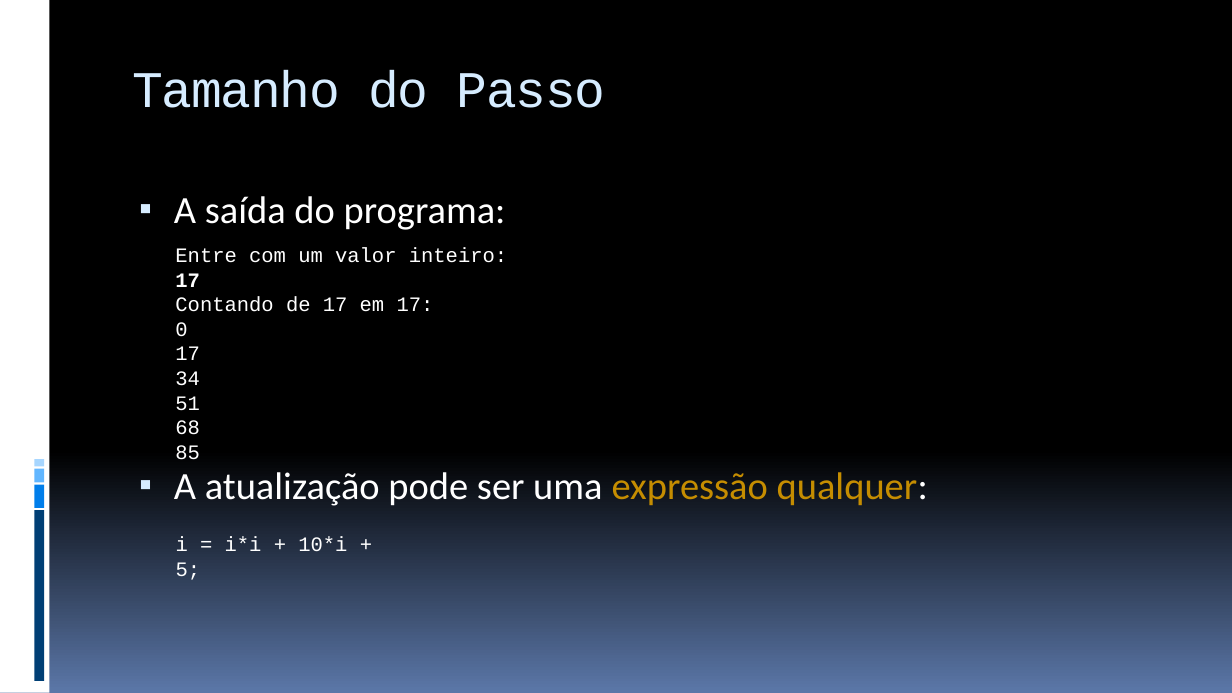
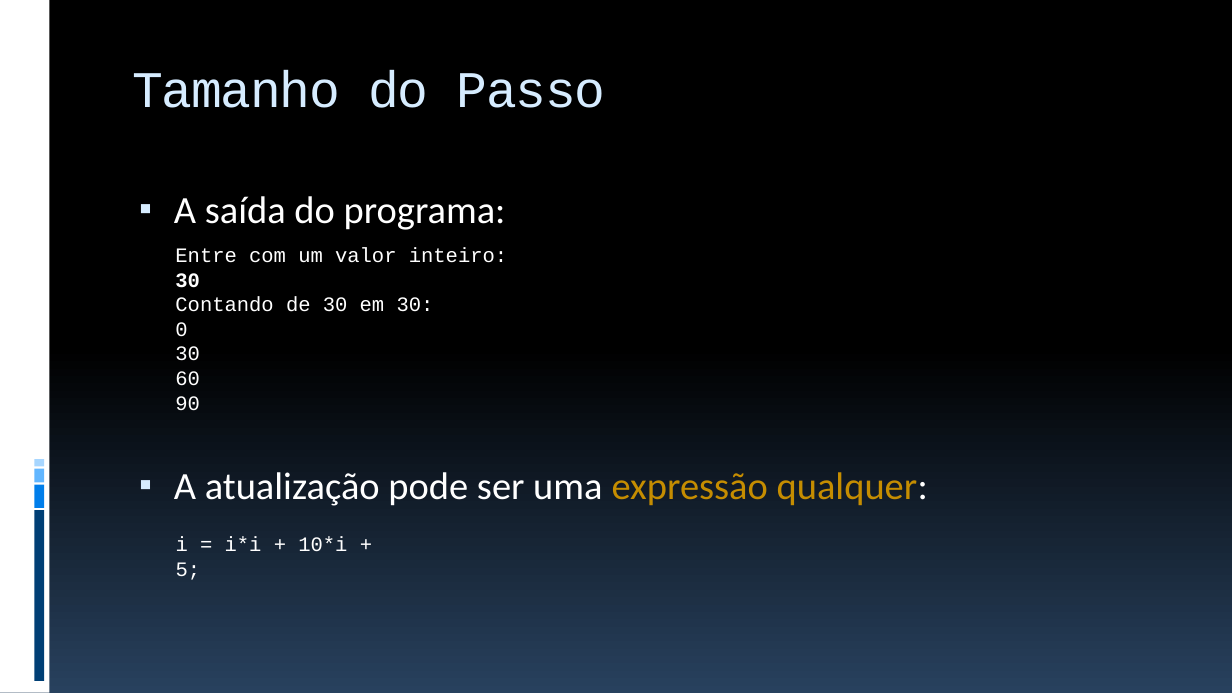
Before and after one commit to JudsonSS/ProgComp, a slide deck: slide 6 of Slides/17. Aplicações do Laço For.pptx. Drawn at 1232x693 pixels with LibreOffice and Linux fonts; fonts in the diff are those of the drawing. Boxes give left, top, right and bottom in pixels: in the first picture for what was removed or moved away, otherwise in the second. Text is boxed around its words. In the diff, an @@ line names an element or a change of style, - is before the commit and + after.

```diff
--- a/Slides/17. Aplicações do Laço For.pptx
+++ b/Slides/17. Aplicações do Laço For.pptx
@@ background gradient #000000 to #5B77A8 to gradient #000000 to #28415E @@
@@ text at (175,247,507,312): text changed @@
-Entre com um valor inteiro: 17
-Contando de 17 em 17:
+Entre com um valor inteiro: 30
+Contando de 30 em 30:
@@ text at (175,346,200,386): text changed @@
-17
-34
-51
-68
-85
+30
+60
+90
```
Also in this commit, not shown: 27 other slides changed, 1 slide added, 8 other files.
